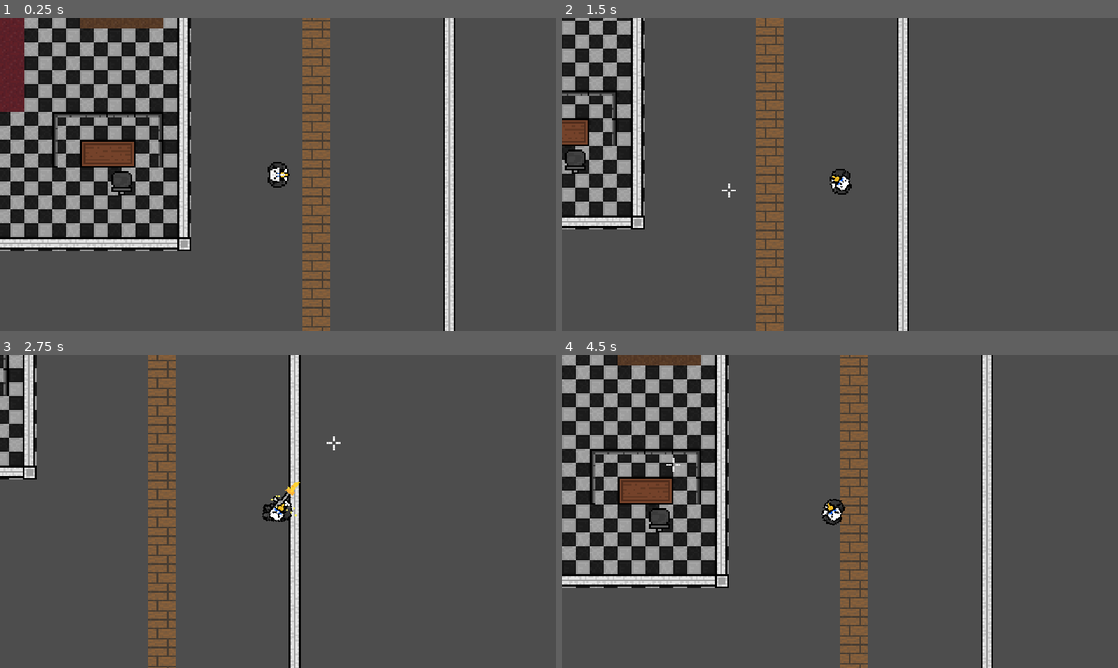
Above: before the commit, frames 1-4 (two rows, left to right).
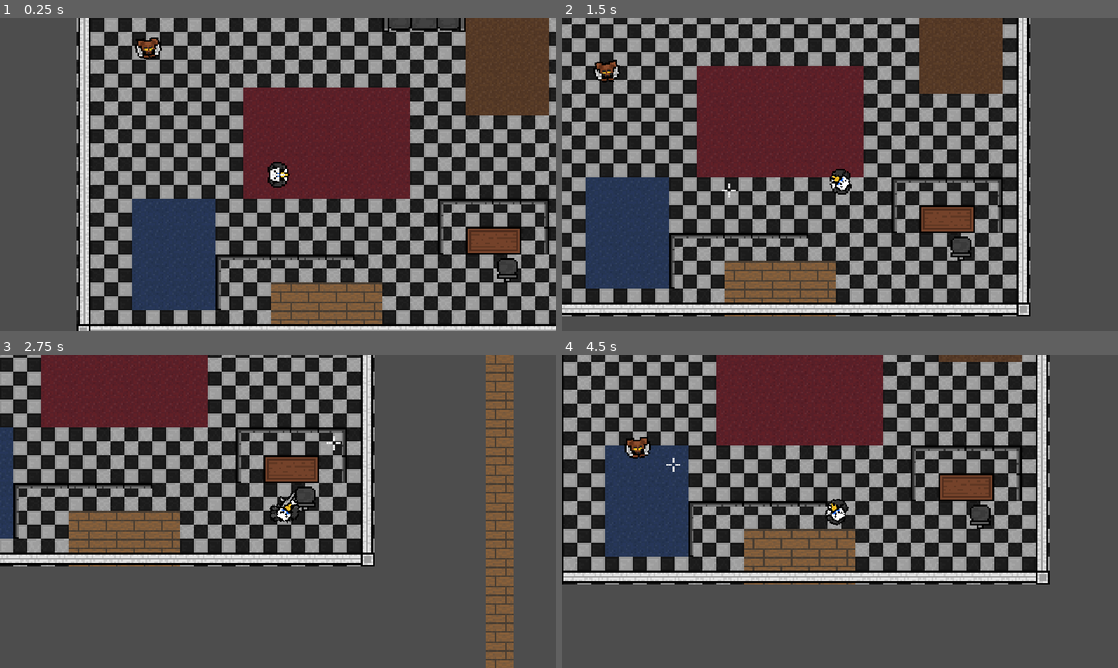
Above: after the commit, the same moments.

Repository: Sallad-Dev/Hit-Animal-real
Game: Godot game, scene res://Game-Off-2024/TestWorlds/test_world_gamers.tscn
Same seed, same stepped clock (60 frames per second), same inputs: the game is played once before the commit and once after it. This scene is started directly instead of the project's main scene.
Inputs (mouse positions are in pixels of both pictures, inside the frame that each line leads up to):
- Up to frame 1 (0.25 s): no input
- Up to frame 2 (1.5 s): move the mouse to (962, 158) at 0.52 s; press the mouse at (962, 158) at 0.53 s; hold D (move_right) 0.53-1.28 s; move the mouse to (728, 190) at 1.27 s; release the mouse at (728, 190) at 1.28 s; hold S (move_down) from 1.28 s (still down); click (728, 190) at 1.35 s
- Up to frame 3 (2.75 s): move the mouse to (333, 442) at 2.02 s; release S (move_down) at 2.03 s; press the mouse at (333, 442) at 2.03 s; hold D (move_right) from 2.03 s (still down)
- Up to frame 4 (4.5 s): move the mouse to (812, 574) at 2.77 s; release D (move_right) at 2.78 s; release the mouse at (812, 574) at 2.78 s; hold W (move_up) 2.78-3.53 s; click (812, 574) at 2.85 s; move the mouse to (1006, 558) at 3.52 s; press the mouse at (1006, 558) at 3.53 s; hold A (move_left) from 3.53 s (still down); move the mouse to (673, 464) at 4.27 s; release the mouse at (673, 464) at 4.28 s; click (673, 464) at 4.35 s

The runs differ from the first frame. In frame 1, 89% of the frame differs, in the area x 0-100%, y 0-100%; in frame 2, 75%; in frame 3, 50%; in frame 4, 61%.

Commit message:
Added Music Manager

Diff:
--- a/game-off-2024/Game-Off-2024/Charcaters/Player/scenes and scripts/agent_jet_stream.tscn
+++ b/game-off-2024/Game-Off-2024/Charcaters/Player/scenes and scripts/agent_jet_stream.tscn
@@ -115,7 +115,7 @@
 
 [node name="Gun" type="Node2D" parent="."]
 script = ExtResource("8_h0ye3")
-fire_rate = 0.05
+fire_rate = 0.15
 hit_particle = ExtResource("7_nhse0")
 muzzle_flash = ExtResource("8_2urbp")
 
--- a/game-off-2024/Game-Off-2024/Enemies/Scripts/target_enemy.gd
+++ b/game-off-2024/Game-Off-2024/Enemies/Scripts/target_enemy.gd
@@ -56,6 +56,9 @@
 	EnemySignals.enemyArrivalFinsihed.emit(self)
 
 
+func reset_head_sprite():
+	head_sprite.rotation_degrees = 0
+
 # POI setters and getters
 func get_poi_list():
 	return poi_list
--- /dev/null
+++ b/game-off-2024/Game-Off-2024/Globals/MusicManager.tscn
@@ -0,0 +1,13 @@
+[gd_scene load_steps=3 format=3 uid="uid://cc4fvsij7e8d2"]
+
+[ext_resource type="Script" path="res://Game-Off-2024/Globals/MusicManager.gd" id="1_vrmks"]
+[ext_resource type="AudioStream" uid="uid://8n0x5gkechmh" path="res://Game-Off-2024/UI/Sounds/bgmusic.mp3" id="2_lw5b6"]
+
+[node name="MusicManager" type="Node"]
+script = ExtResource("1_vrmks")
+
+[node name="Bgmusic" type="AudioStreamPlayer" parent="."]
+stream = ExtResource("2_lw5b6")
+volume_db = -14.0
+autoplay = true
+bus = &"Music"
--- a/game-off-2024/Game-Off-2024/TestWorlds/test_world_gamers.tscn
+++ b/game-off-2024/Game-Off-2024/TestWorlds/test_world_gamers.tscn
@@ -114,7 +114,7 @@
 [node name="Test World Gamers" type="Node"]
 
 [node name="AgentJetStream" parent="." instance=ExtResource("2_f23it")]
-position = Vector2(274, 100)
+position = Vector2(52, 50)
 
 [node name="Floors" type="TileMapLayer" parent="."]
 z_index = -4096
--- a/game-off-2024/Game-Off-2024/UI/UI Scenes/options_menu.tscn
+++ b/game-off-2024/Game-Off-2024/UI/UI Scenes/options_menu.tscn
@@ -1,8 +1,7 @@
-[gd_scene load_steps=20 format=3 uid="uid://c4x11xp0ovw4k"]
+[gd_scene load_steps=19 format=3 uid="uid://c4x11xp0ovw4k"]
 
 [ext_resource type="Script" path="res://Game-Off-2024/UI/UI Scripts/optionsmenu.gd" id="1_v5dkl"]
 [ext_resource type="Texture2D" uid="uid://bm7ej5ncexoic" path="res://Game-Off-2024/UI/Images/second menu background hitanimal.png" id="2_5p42f"]
-[ext_resource type="AudioStream" uid="uid://8n0x5gkechmh" path="res://Game-Off-2024/UI/Sounds/bgmusic.mp3" id="3_e6edi"]
 [ext_resource type="Script" path="res://Game-Off-2024/UI/UI Scripts/volume.gd" id="4_iegn8"]
 [ext_resource type="Texture2D" uid="uid://cmmuhbne1j56o" path="res://Game-Off-2024/UI/Images/bullet cursor.png" id="4_nup0w"]
 [ext_resource type="Texture2D" uid="uid://8m676u04h7c6" path="res://Game-Off-2024/UI/Images/wing cursor.png" id="6_h02ee"]
@@ -125,13 +124,6 @@
 theme_override_styles/normal = SubResource("StyleBoxEmpty_bd0pk")
 text = "Back"
 
-[node name="BGM" type="AudioStreamPlayer2D" parent="."]
-stream = ExtResource("3_e6edi")
-volume_db = -5.924
-autoplay = true
-bus = &"Music"
-parameters/looping = true
-
 [node name="menu_cursor" type="TextureRect" parent="."]
 layout_mode = 0
 offset_right = 36.0
--- a/game-off-2024/Game-Off-2024/random files/enemyAware.gd
+++ b/game-off-2024/Game-Off-2024/random files/enemyAware.gd
@@ -2,14 +2,11 @@
 class_name EnemyAware
 
 func Enter():
+	owner.reset_head_sprite()
+
 	if owner.tween:
 		if owner.tween.is_running():
 			owner.tween.kill()
-
-	if  not (EnemySignals.playerOutOfSight.is_connected(on_player_out_of_sight)):
-		EnemySignals.playerOutOfSight.connect(on_player_out_of_sight)
-	else:
-		pass
 
 	if  not (EnemySignals.enemySeesPlayer.is_connected(on_player_sighted)):
 		EnemySignals.enemySeesPlayer.connect(on_player_sighted)
@@ -25,10 +22,6 @@
 		owner.velocity = (owner.last_known_player_pos - owner.global_position).normalized()*owner.speed*delta
 	owner.look_at(owner.last_known_player_pos)
 
-func on_player_out_of_sight():
-	#
-	#transitioned.emit("Patrol")
-	pass
 
 func on_player_sighted(player):
 	owner.last_known_player_pos = player.global_position
--- a/game-off-2024/project.godot
+++ b/game-off-2024/project.godot
@@ -22,7 +22,7 @@
 [autoload]
 
 EnemySignals="*res://Game-Off-2024/Globals/EnemySignals.gd"
-MusicManager="*res://Game-Off-2024/Globals/MusicManager.gd"
+MusicManager="*res://Game-Off-2024/Globals/MusicManager.tscn"
 
 [display]
 
